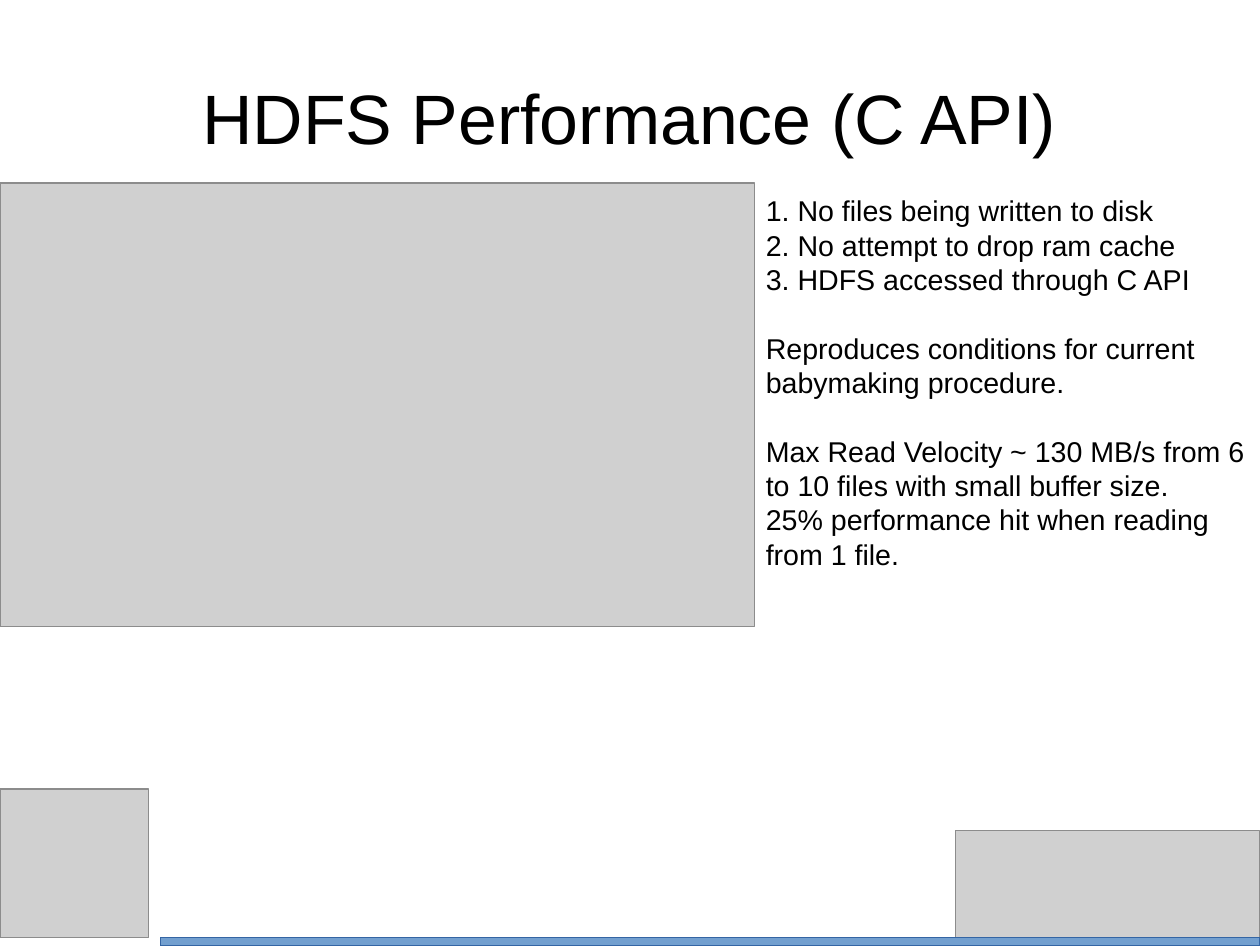
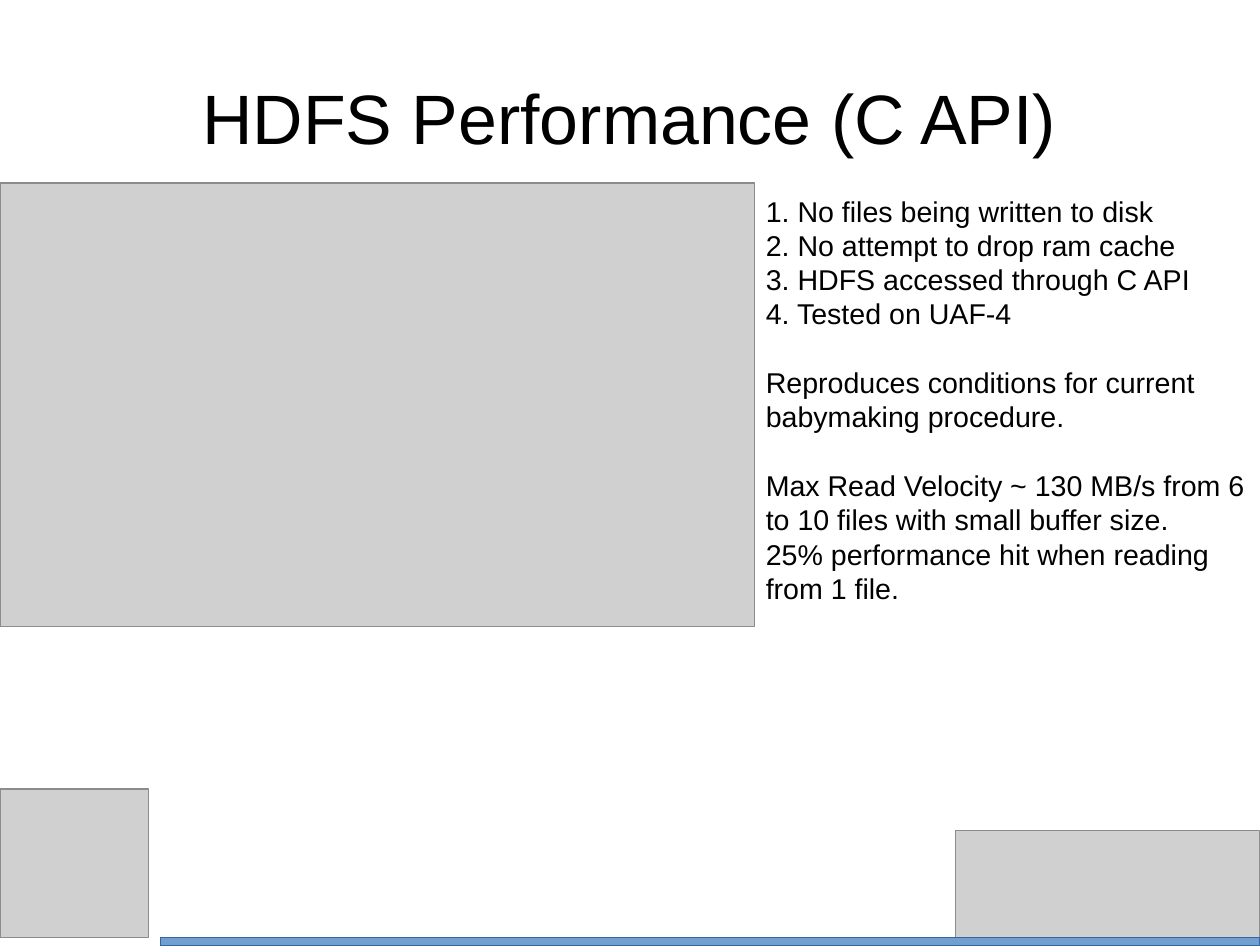
Before and after one commit to bth5032/CMS, a slide deck: slide 12 of Summer_2015/IOHeavyCI/Results/Powerpoint/performance.odp. Drawn at 1260x946 pixels with LibreOffice and Linux fonts; fonts in the diff are those of the drawing; grey boxes stand for pictures. Boxes give left, top, right and bottom in pixels: in the first picture for what was removed or moved away, otherwise in the second. Text is boxed around its words. In the diff, an @@ line names an element or a change of style, - is before the commit and + after.

```diff
--- a/Summer_2015/IOHeavyCI/Results/Powerpoint/performance.odp
+++ b/Summer_2015/IOHeavyCI/Results/Powerpoint/performance.odp
@@ text at (766,303,1012,325): paragraph added @@
+4. Tested on UAF-4
```
Also in this commit, not shown: 4 other slides changed, 2 slides added, 4 other files.
